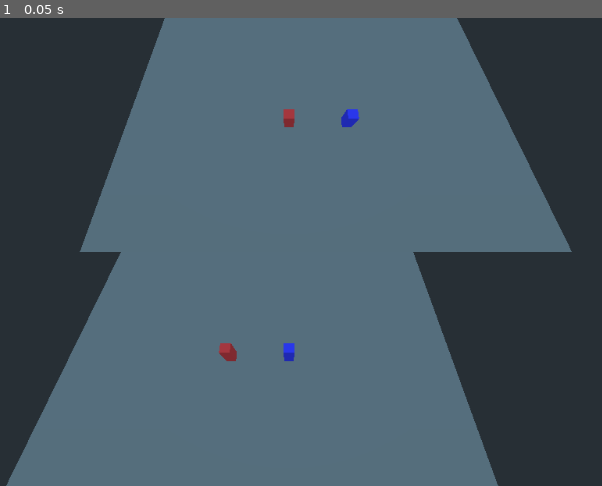
Above: before the commit, frame 1.
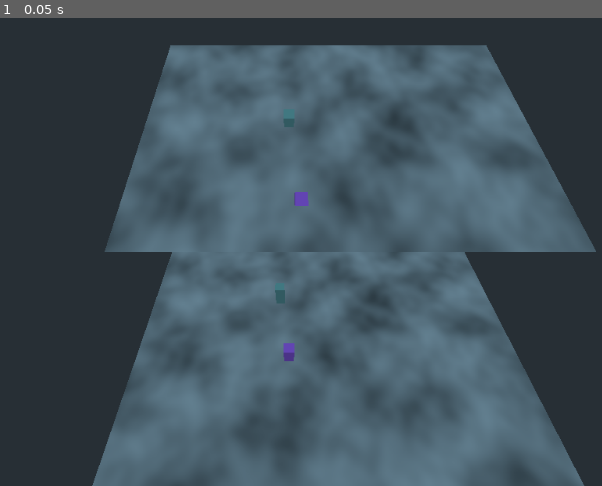
Above: after the commit, the same moment.

Repository: remram44/godot-multiplayer-example
Game: Godot game, scene res://World.tscn
The game is run twice, just before and just after one commit, with the same random seed, the same clock (stepped at 60 frames per second) and the same inputs.
Inputs:
- Up to frame 1 (0.05 s): no input

The runs differ from the first frame. In frame 1, 27% of the frame differs, in the area x 0-100%, y 0-100%.

Commit message:
Factor local player creation

Diff:
--- a/World.gd
+++ b/World.gd
@@ -3,25 +3,32 @@
 var Character = preload("res://Character.tscn")
 var Player = preload("res://Player.tscn")
 
+var local_players = []
+
+func random_color():
+	return Color(rand_range(0.25, 1.0), rand_range(0.25, 1.0), rand_range(0.25, 1.0))
+
+func random_position():
+	return Vector3(rand_range(-10, 10.0), 0.0, rand_range(-10, 10.0))
+
+func add_local_player(controls):
+	var character = Character.instance()
+	character.translation = random_position()
+	character.color = random_color()
+	add_child(character)
+	var player = Player.instance()
+	player.controls = controls
+	add_child(player)
+	character.controller = player
+
+	local_players.append(player)
+
+	for i in len(local_players):
+		local_players[i].anchor_top = 1.0 / len(local_players) * i
+		local_players[i].anchor_bottom = 1.0 / len(local_players) * (i + 1)
+
 func _ready():
-	var character1 = Character.instance()
-	character1.translation = Vector3(-3.0, 0.0, 0.0)
-	character1.color = Color(0.25, 0.25, 1.0)
-	add_child(character1)
-	var player1 = Player.instance()
-	player1.controls = "key1"
-	add_child(player1)
-	character1.controller = player1
-	player1.anchor_top = 0.0
-	player1.anchor_bottom = 0.5
+	randomize()
 
-	var character2 = Character.instance()
-	character2.translation = Vector3(3.0, 0.0, 0.0)
-	character1.color = Color(1.0, 0.25, 0.25)
-	add_child(character2)
-	var player2 = Player.instance()
-	player2.controls = "key2"
-	add_child(player2)
-	character2.controller = player2
-	player2.anchor_top = 0.5
-	player2.anchor_bottom = 1.0
+	add_local_player("key1")
+	add_local_player("key2")
--- a/World.tscn
+++ b/World.tscn
@@ -1,11 +1,17 @@
-[gd_scene load_steps=4 format=2]
+[gd_scene load_steps=6 format=2]
 
 [ext_resource path="res://World.gd" type="Script" id=1]
 
 [sub_resource type="PlaneMesh" id=1]
 
+[sub_resource type="OpenSimplexNoise" id=3]
+
+[sub_resource type="NoiseTexture" id=4]
+noise = SubResource( 3 )
+
 [sub_resource type="SpatialMaterial" id=2]
-albedo_color = Color( 0.52549, 0.52549, 0.52549, 1 )
+albedo_color = Color( 0.666667, 0.666667, 0.666667, 1 )
+albedo_texture = SubResource( 4 )
 
 [node name="World" type="Spatial"]
 script = ExtResource( 1 )
